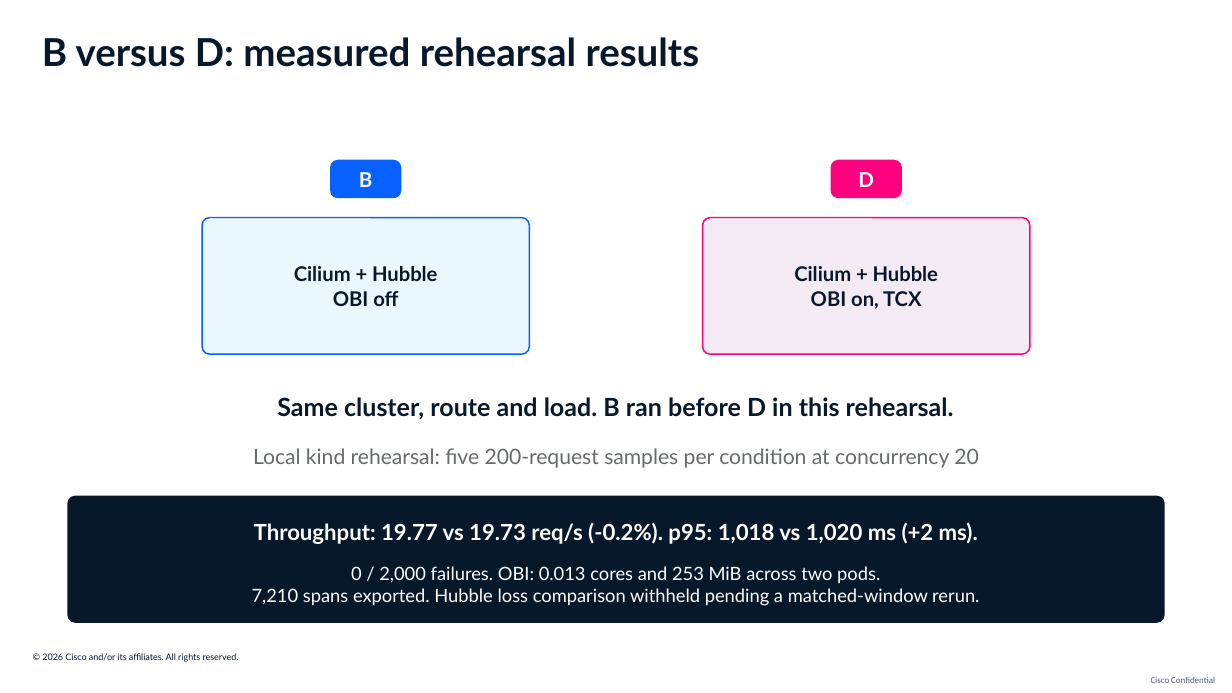
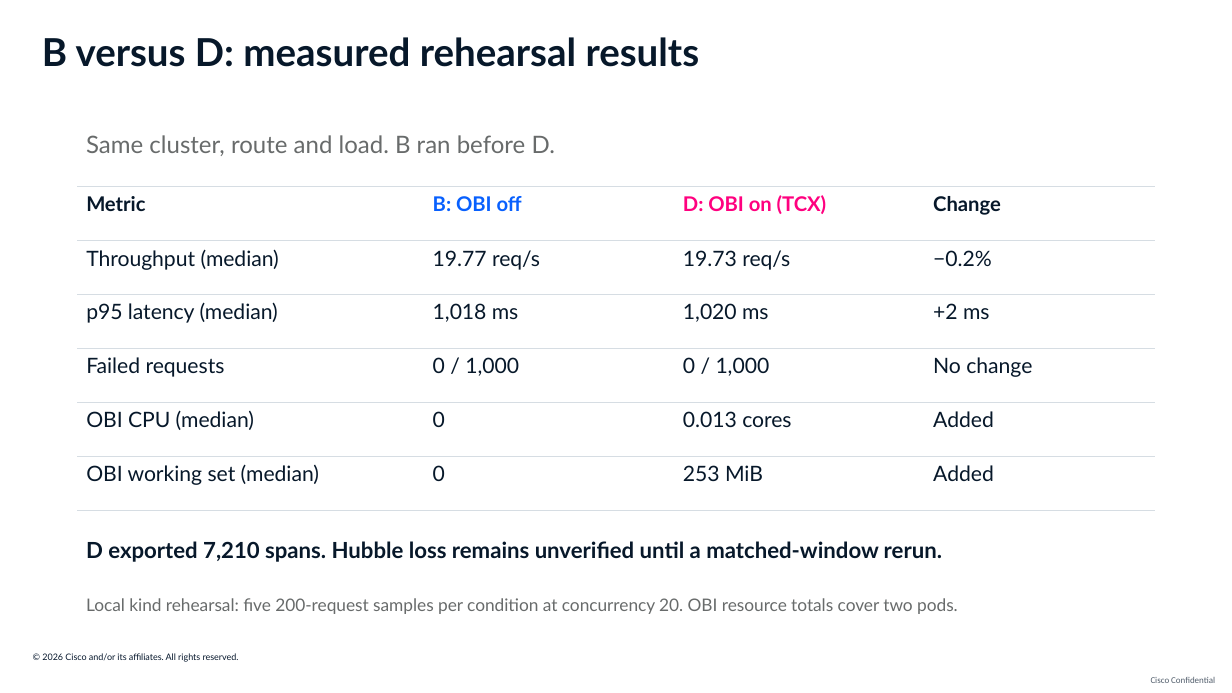
Before and after one commit to ajimenez1503/cilium-obi-demo, a slide deck: slide 25 of slides/cilium-obi-session-deck-latest.pptx. Drawn at 1232x693 pixels with LibreOffice and Linux fonts; fonts in the diff are those of the drawing; background and template pictures are left out. Boxes give left, top, right and bottom in pixels: in the first picture for what was removed or moved away, otherwise in the second. Text is boxed around its words. In the diff, an @@ line names an element or a change of style, - is before the commit and + after.

Commit message:
Compare measured B and D rehearsal results

```diff
--- a/slides/cilium-obi-session-deck-latest.pptx
+++ b/slides/cilium-obi-session-deck-latest.pptx
@@ text "Same cluster, route and load. ..." at (x1=86, y1=135, x2=555, y2=156): vertical alignment top to middle @@
@@ text at (x1=86, y1=135, x2=555, y2=156): text changed; size 19.5 to 18.8 pt; text colour #07182A to #686B6B; bold off @@
-Same cluster, route and load. B ran before D in this rehearsal.
+Same cluster, route and load. B ran before D.
@@ rounded rectangle removed at (x1=330, y1=160, x2=401, y2=199) @@
-B
@@ rounded rectangle removed at (x1=831, y1=160, x2=902, y2=199) @@
-D
@@ table added at (x1=77, y1=187, x2=1155, y2=510), 6 rows, 4 columns @@
+Metric | B: OBI off | D: OBI on (TCX) | Change
+Throughput (median) | 19.77 req/s | 19.73 req/s | −0.2%
+p95 latency (median) | 1,018 ms | 1,020 ms | +2 ms
+Failed requests | 0 / 1,000 | 0 / 1,000 | No change
+OBI CPU (median) | 0 | 0.013 cores | Added
+OBI working set (median) | 0 | 253 MiB | Added
@@ rounded rectangle removed at (x1=202, y1=217, x2=530, y2=354) @@
-Cilium + Hubble
-OBI off
@@ rounded rectangle removed at (x1=702, y1=217, x2=1030, y2=354) @@
-Cilium + Hubble
-OBI on, TCX
@@ rounded rectangle removed at (x1=67, y1=495, x2=1165, y2=623) @@
@@ text removed at (x1=254, y1=522, x2=978, y2=544) @@
-Throughput: 19.77 vs 19.73 req/s (-0.2%). p95: 1,018 vs 1,020 ms (+2 ms).
@@ text at (x1=86, y1=541, x2=942, y2=562): text changed; size 14.2 to 17.2 pt; text colour #FFFFFF to #07182A; bold on @@
-0 / 2,000 failures. OBI: 0.013 cores and 253 MiB across two pods.
-7,210 spans exported. Hubble loss comparison withheld pending a matched-window rerun.
+D exported 7,210 spans. Hubble loss remains unverified until a matched-window rerun.
@@ text "Local kind rehearsal: five 200-request ..." at (x1=86, y1=598, x2=958, y2=614): vertical alignment top to middle @@
@@ text at (x1=86, y1=598, x2=958, y2=614): text changed; size 16.5 to 13.5 pt @@
-Local kind rehearsal: five 200-request samples per condition at concurrency 20
+Local kind rehearsal: five 200-request samples per condition at concurrency 20. OBI resource totals cover two pods.
```
